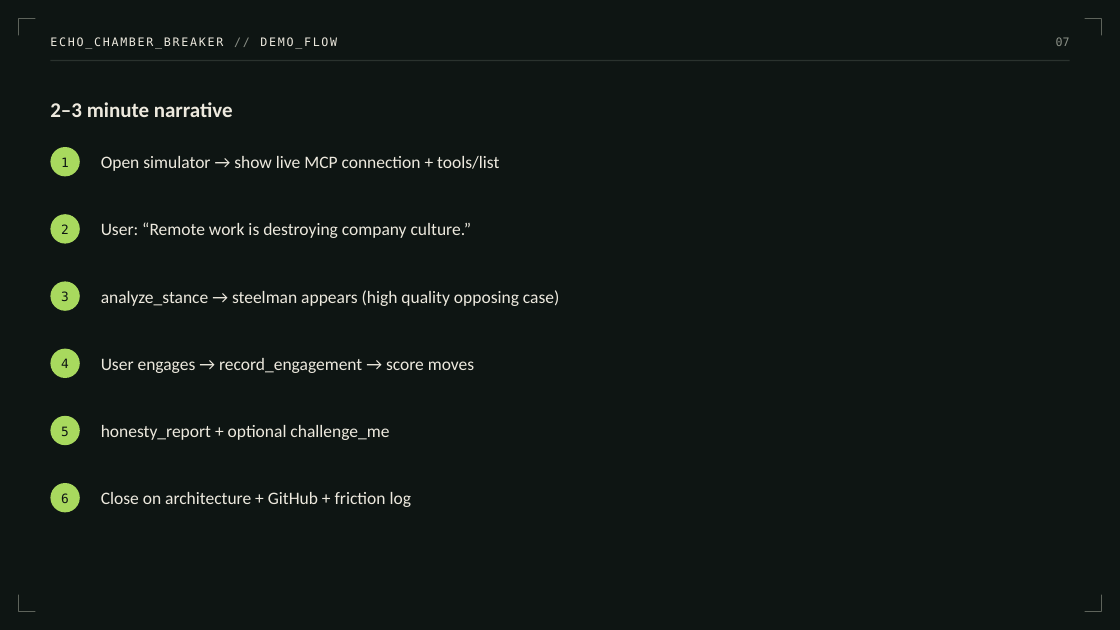
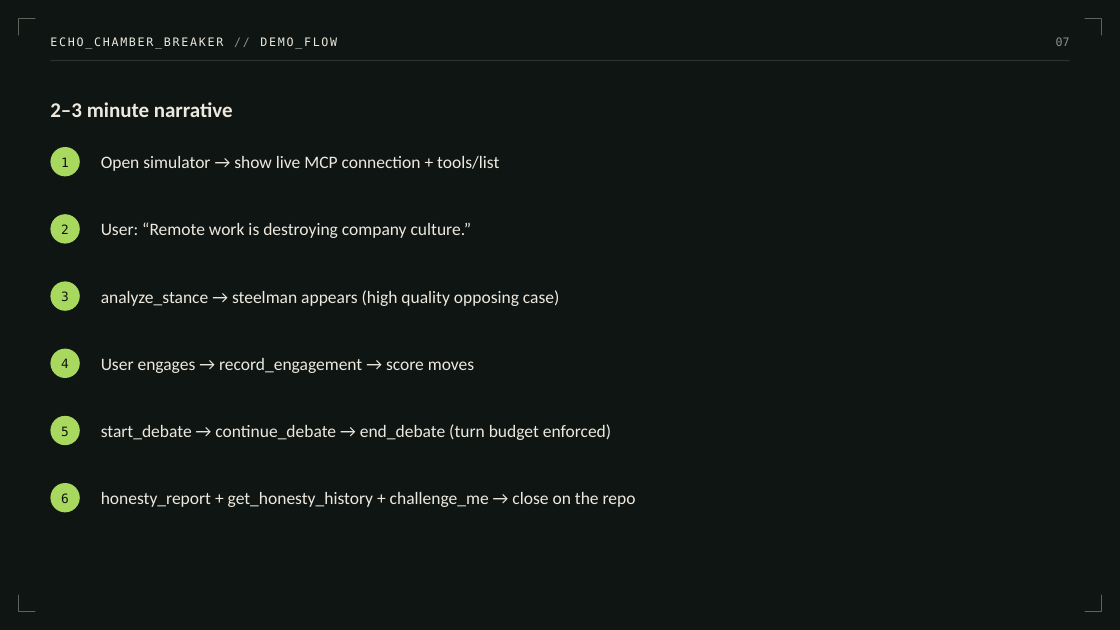
Before and after one commit to eclayers/echo-chamber-breaker, a slide deck: slide 7 of Echo_Chamber_Breaker_Pitch_Deck.pptx. Drawn at 1120x630 pixels with LibreOffice and Linux fonts; fonts in the diff are those of the drawing. Boxes give left, top, right and bottom in pixels: in the first picture for what was removed or moved away, otherwise in the second. Text is boxed around its words. In the diff, an @@ line names an element or a change of style, - is before the commit and + after.

```diff
--- a/Echo_Chamber_Breaker_Pitch_Deck.pptx
+++ b/Echo_Chamber_Breaker_Pitch_Deck.pptx
@@ text at [101,424,611,440]: text changed @@
-honesty_report + optional challenge_me
+start_debate → continue_debate → end_debate (turn budget enforced)
@@ text at [101,492,636,507]: text changed @@
-Close on architecture + GitHub + friction log
+honesty_report + get_honesty_history + challenge_me → close on the repo
```
Also in this commit, not shown: 1 other slide changed, 11 other files.
